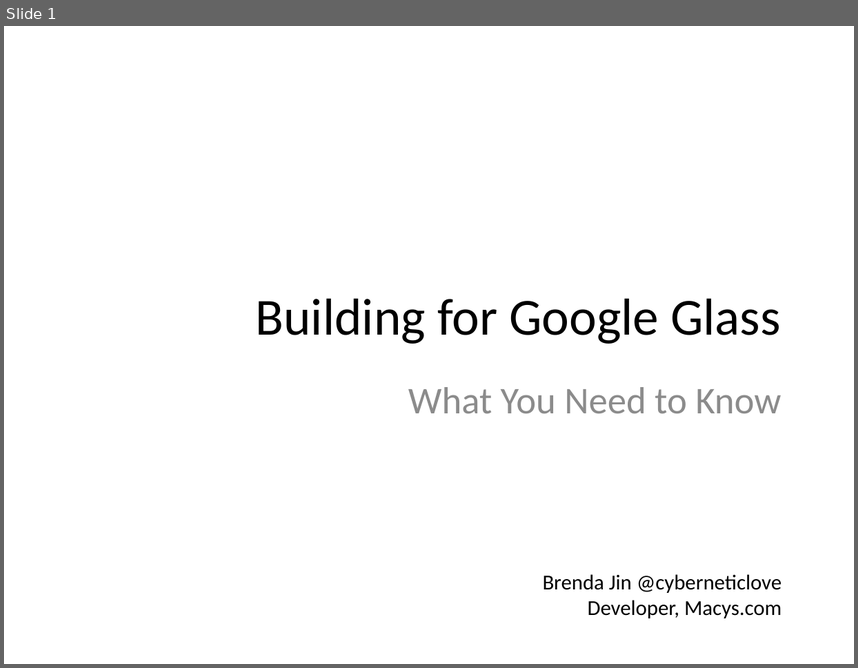
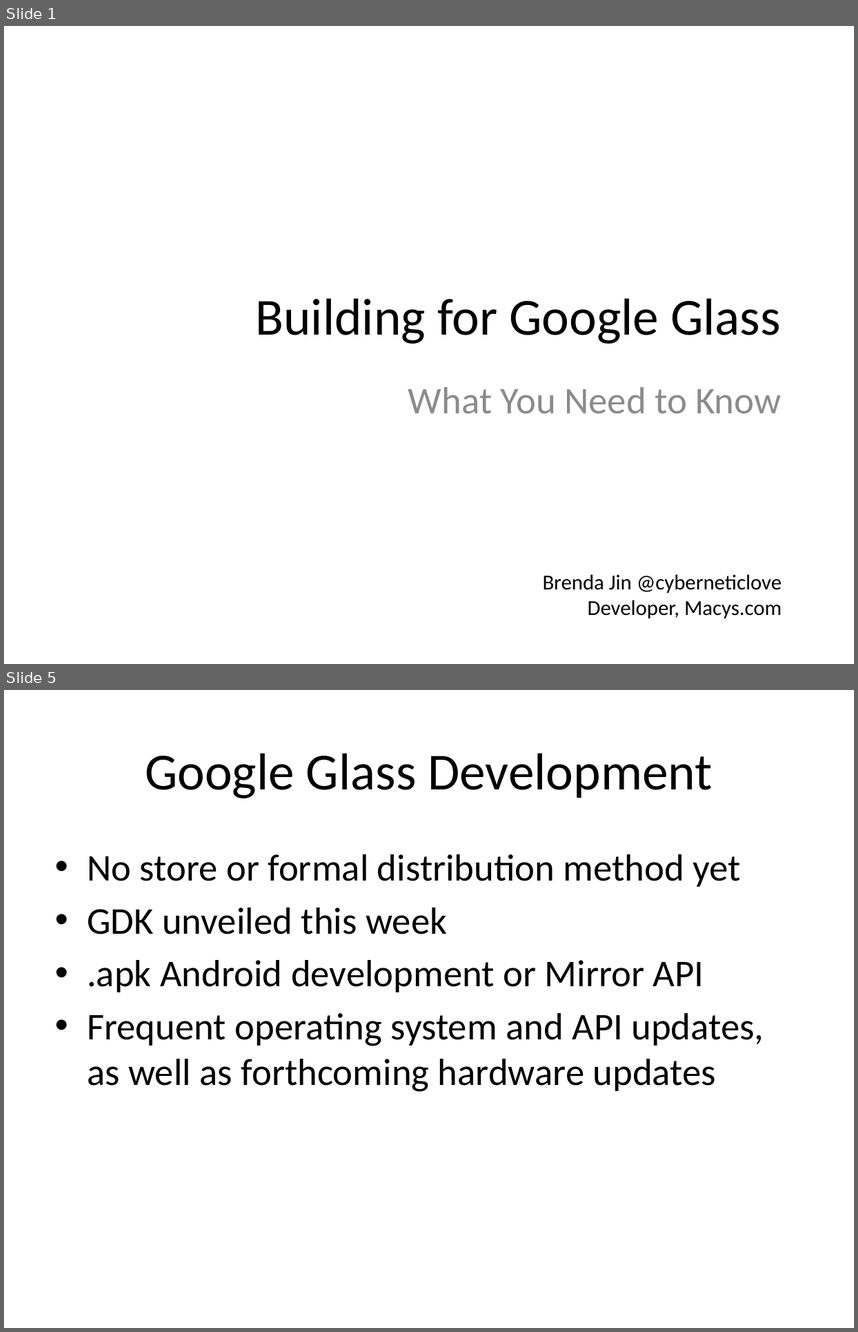
Before and after one commit to brendajin/presentations, a slide deck: Apigee_Glass.pptx. Shown one above the other, each under a label of ours: slide 1 before the commit, slides 1 and 5 after it; the slides between them are not shown. The pictures are 858x668 and 858x1332 pixels, drawn with LibreOffice and Linux fonts; fonts in the diff are those of the drawing. Boxes give left, top, right and bottom in pixels: in the first picture for what was removed or moved away, otherwise in the second. Text is boxed around its words. In the diff, an @@ line names an element or a change of style, - is before the commit and + after.

```diff
--- a/Apigee_Glass.pptx
+++ b/Apigee_Glass.pptx
@@ slide 5 added at box(4, 690, 854, 1328), background #FFFFFF @@
@@ title added at box(145, 753, 713, 798), 44 pt, text #000000 @@
+Google Glass Development
@@ text added at box(87, 854, 764, 1092), 32 pt, text #000000 @@
+• No store or formal distribution method yet
+• GDK unveiled this week
+• .apk Android development or Mirror API
+• Frequent operating system and API updates, as well as forthcoming hardware updates
```
Also in this commit, not shown: 6 other slides added.
